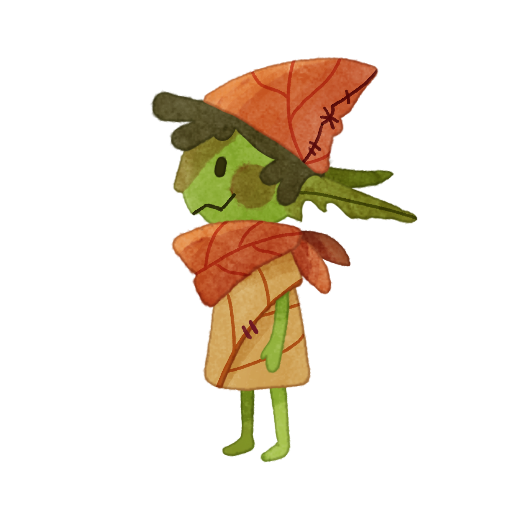
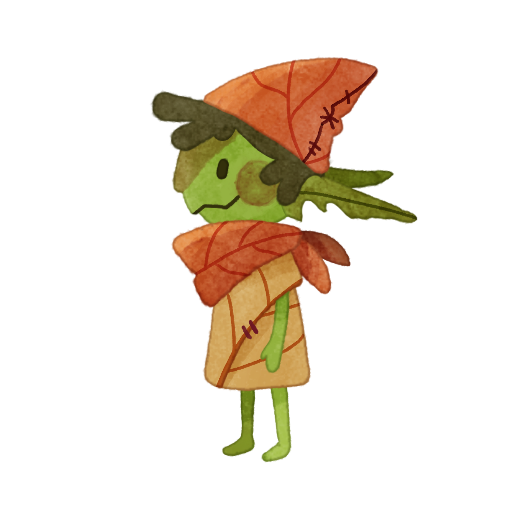
Layer changes from the first 512×512 image to the second:
renamed "Face" to "Eye", painted on it over (192, 156, 236, 216)
removed layer "Head" from group "Group 1" over (172, 149, 288, 221)
added layer "Front ear" in group "Group 1" over (279, 181, 288, 221)
added layer "Layer 1" in group "Group 1" over (171, 149, 288, 221)
added layer "FrontLeg" in group "Group 1" over (261, 387, 292, 463)
added layer "BackLeg" in group "Group 1" over (250, 389, 256, 411)
renamed "Legs & back ear" to "Back ear", painted on it over (209, 157, 292, 463)
